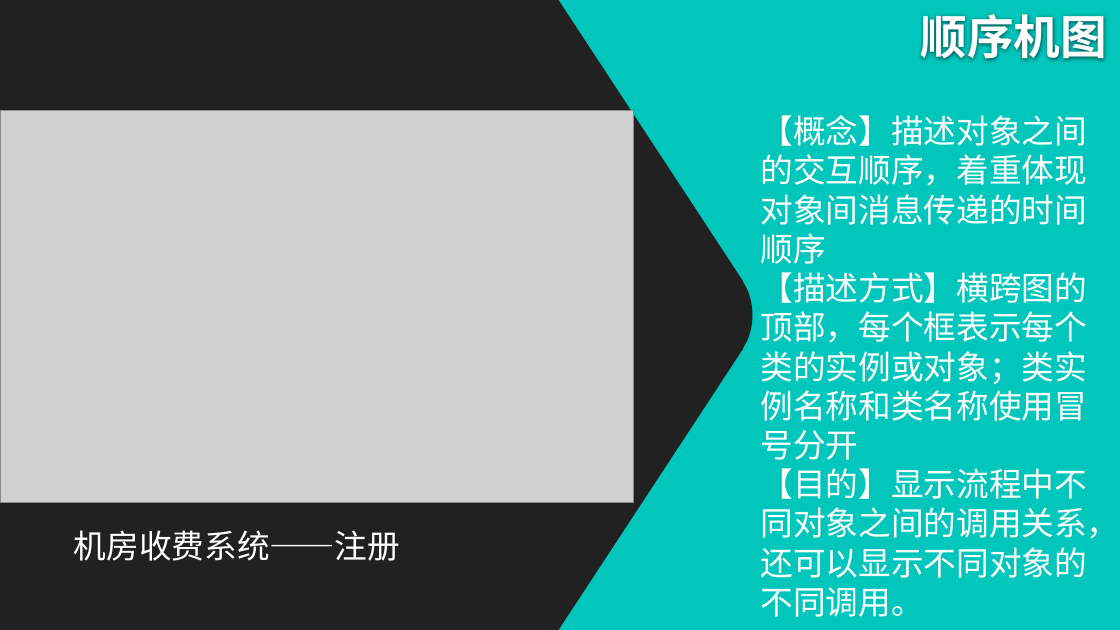
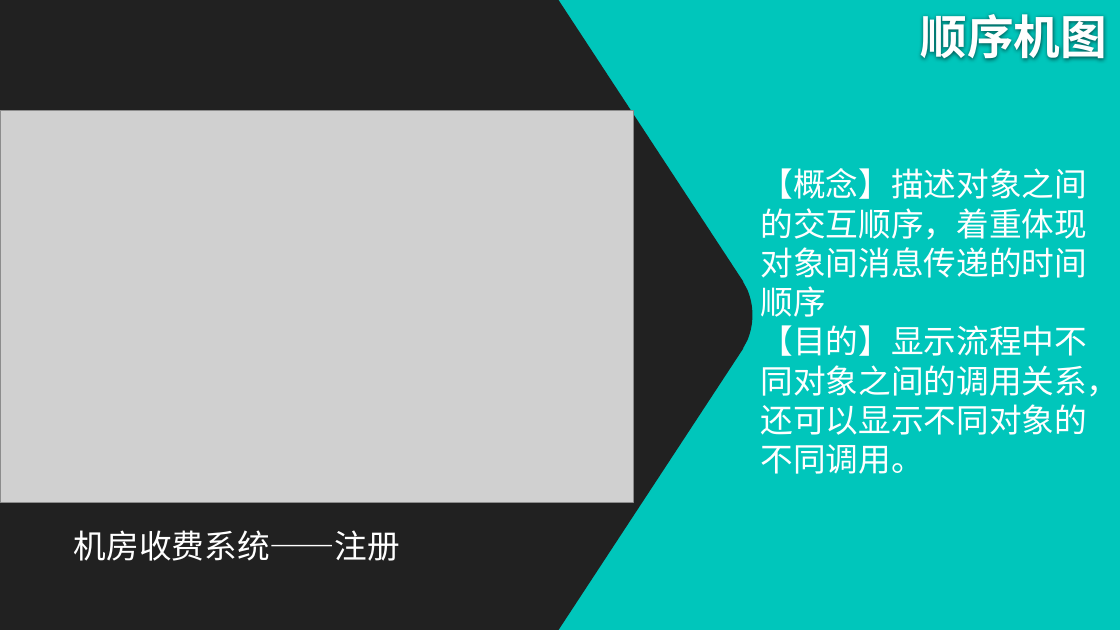
Before and after one commit to twn422/PRD2017, a slide deck: slide 18 of PRD-2017-G24/STW/非受控文件/翻转课堂作业/UML概述/UML概述.pptx (slide 17 before the commit). Drawn at 1120x630 pixels with LibreOffice and Linux fonts; fonts in the diff are those of the drawing; grey boxes stand for pictures; background and template pictures are left out. Boxes give left, top, right and bottom in pixels: in the first picture for what was removed or moved away, otherwise in the second. Text is boxed around its words. In the diff, an @@ line names an element or a change of style, - is before the commit and + after.

```diff
--- a/PRD-2017-G24/STW/非受控文件/翻转课堂作业/UML概述/UML概述.pptx
+++ b/PRD-2017-G24/STW/非受控文件/翻转课堂作业/UML概述/UML概述.pptx
@@ text "【概念】描述对象之间的交互顺序，着重体现对象间消息传递的时间顺序": place and size @@
-text "【概念】描述对象之间的交互顺序，着重体现对象间消息传递的时间顺序" at bbox=[761, 115, 1120, 617]
+text "【概念】描述对象之间的交互顺序，着重体现对象间消息传递的时间顺序" at bbox=[761, 168, 1120, 474]
@@ text at bbox=[761, 272, 1087, 460]: paragraph removed @@
-【描述方式】横跨图的顶部，每个框表示每个类的实例或对象；类实例名称和类名称使用冒号分开
```
Also in this commit, not shown: 9 other slides changed, 2 slides added, 4 other files.
